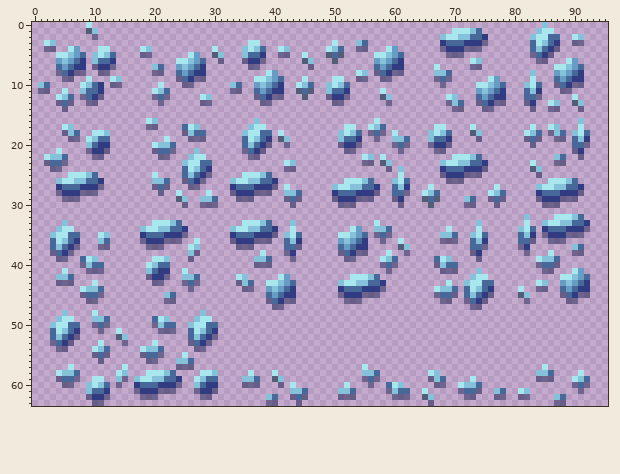
Pixel-art file, stored at Assets/_MagicGame/Content/Visuals/Aseprite/Enviornment/Tiles/Walls/cobalt_ore_tiles.aseprite. The picture above was drawn from the file before the commit.
96x64 pixels, 1 frame.
After:
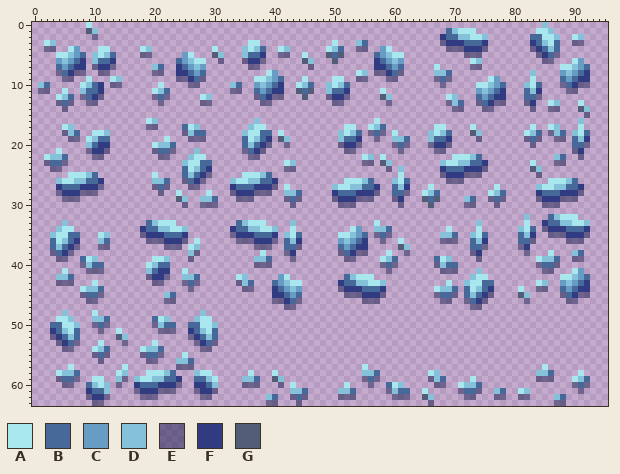
Palette (. is transparent): A #a9e7ef  B #47699a  C #679cc4  D #85c1d8  E #0c134376  F #313b81  G #545d78
The edit:
Layer "Cobalt":
y 1: x 69..70 .A -> BD; x 73..74 DB -> A.; x 84 D -> A; x 86 A -> D
y 2: x 68..70 DAA -> FBB; x 73..75 BBF -> AAD; x 83..84 DA -> BB; x 86..87 BB -> AD
y 3: x 68..75 FBBBFFFE -> EFFFBBBF; x 83..84 BA -> FB; x 86..87 BF -> AB
y 4: x 58 . -> C; x 60 C -> .; x 68..75 EFFFEEE. -> .EEEFFFE; x 83..84 BD -> EF; x 86..87 FE -> DB
y 5: x 25 . -> C; x 27 C -> .; x 57..58 AA -> BC; x 60..61 CB -> AA; x 69..74 EEE... -> ...EEE; x 83..84 EB -> .E; x 86..87 E. -> BE
y 6: x 24..25 AA -> BC; x 27..28 CB -> AA; x 57..58 CD -> FB; x 60..61 BF -> DC; x 84 E -> .; x 86 . -> E; x 89..91 AC. -> .AC
y 7: x 24..25 CD -> FB; x 27..28 BF -> DC; x 57..58 BC -> FF; x 60..61 FF -> CB; x 87 A -> .; x 89..92 DCB. -> ADCB
y 8: x 24..25 BC -> FF; x 27..28 FF -> CB; x 58 B -> E; x 60 E -> B; x 87..92 CDCBF. -> .CDCBF
y 9: x 25 B -> E; x 27 E -> B; x 58 E -> .; x 60 . -> E; x 87..90 BCBF -> .BCB; x 92 . -> F
y 10: x 25 E -> .; x 27 . -> E; x 87..90 EBFE -> .EBF; x 92 . -> E
y 11: x 88 E -> .; x 90 . -> E
y 12: x 90 A -> .
y 13: x 90..91 GD -> .A
y 14: x 91..92 E. -> GD
y 15: x 92 . -> E
y 32: x 86..87 .A -> BD; x 90..91 DB -> A.
y 33: x 19..20 .A -> BD; x 23..24 DB -> A.; x 34..35 .A -> BD; x 38..39 DB -> A.; x 85..87 DAA -> FBB; x 90..92 BBF -> AAD
y 34: x 18..20 DAA -> FBB; x 23..25 BBF -> AAD; x 33..35 DAA -> FBB; x 38..40 BBF -> AAD; x 85..92 FBBBFFFE -> EFFFBBBF
y 35: x 18..25 FBBBFFFE -> EFFFBBBF; x 33..40 FBBBFFFE -> EFFFBBBF; x 85..92 EFFFEEE. -> .EEEFFFE
y 36: x 18..25 EFFFEEE. -> .EEEFFFE; x 33..40 EFFFEEE. -> .EEEFFFE; x 86..91 EEE... -> ...EEE
y 37: x 19..24 EEE... -> ...EEE; x 34..39 EEE... -> ...EEE; x 90..91 DB -> ..
y 38: x 90..91 EE -> DB
y 39: x 90..91 .. -> EE
y 42: x 41..42 AC -> CA; x 52..53 .A -> BD; x 56..57 DB -> A.
y 43: x 39..44 AADCB. -> .BCDAA; x 51..53 DAA -> FBB; x 56..58 BBF -> AAD
y 44: x 39..44 CDCBF. -> .FBCDC; x 51..58 FBBBFFFE -> EFFFBBBF
y 45: x 39..44 BCBFF. -> .FFBCB; x 51..58 EFFFEEE. -> .EEEFFFE
y 46: x 39..44 EBFEE. -> .EEFBE; x 52..57 EEE... -> ...EEE
y 47: x 40..43 EE.. -> ..EE
y 49: x 4 D -> A; x 6 A -> D
y 50: x 3..4 DA -> BB; x 6..7 BB -> AD; x 26..27 DA -> BB; x 29..30 BB -> AD
y 51: x 3..4 BA -> FB; x 6..7 BF -> AB; x 26..27 BA -> FB; x 29..30 BF -> AB
y 52: x 3..4 BD -> EF; x 6..7 FE -> DB; x 26..27 BD -> EF; x 29..30 FE -> DB
y 53: x 3..4 EB -> .E; x 6..7 E. -> BE; x 26..27 EB -> .E; x 29..30 E. -> BE
y 54: x 4 E -> .; x 6 . -> E; x 27 E -> .; x 29 . -> E
y 58: x 27 . -> D; x 30 D -> .
y 59: x 27..30 ADBB -> BBDA
y 60: x 9..12 DADB -> BDAD; x 27..30 DBFF -> FFBD
y 61: x 9 D -> F; x 12 F -> D
